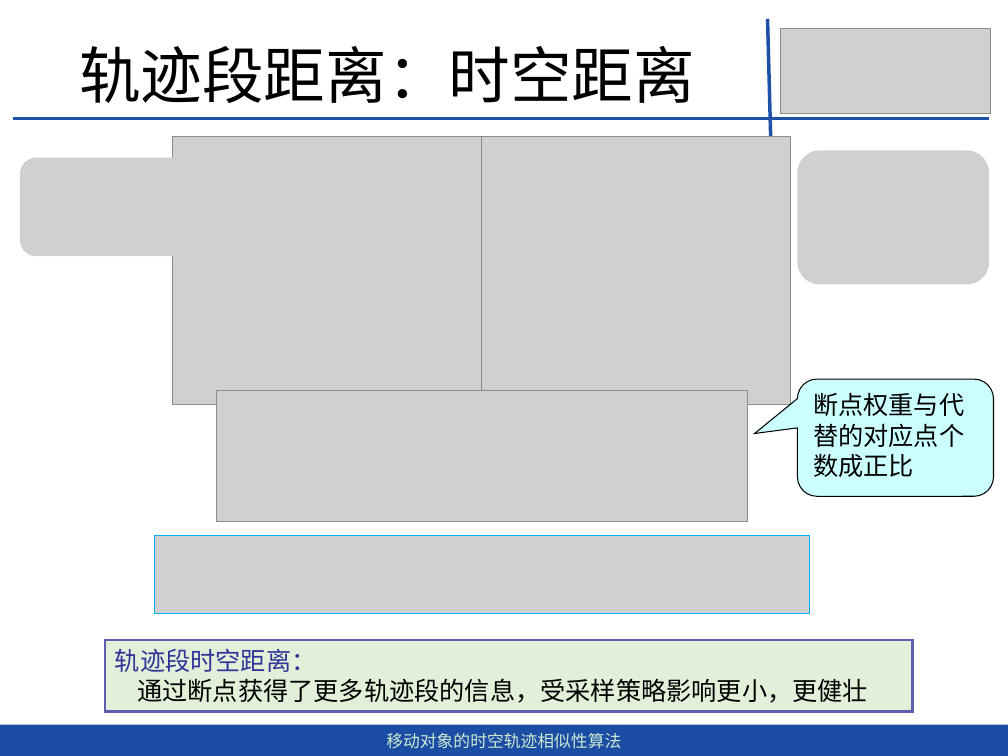
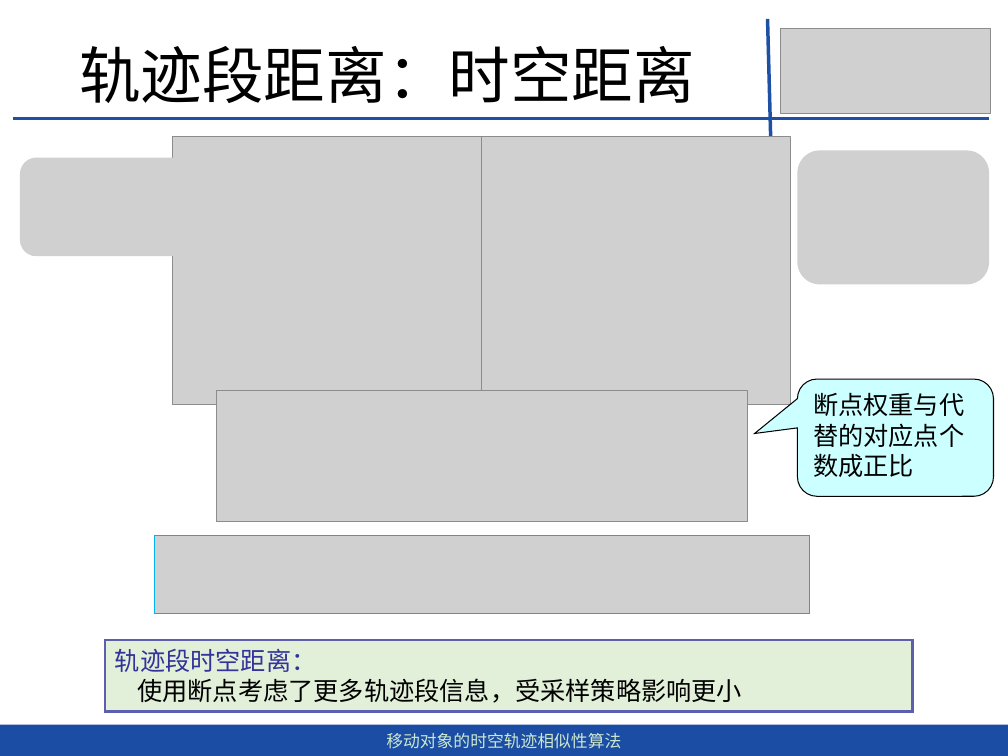
Before and after one commit to dingguangwei/biyelunwen, a slide deck: slide 22 of 移动对象的时空轨迹相似性查询算法-丁光伟-第2版.pptx. Drawn at 1008x756 pixels with LibreOffice and Linux fonts; fonts in the diff are those of the drawing; grey boxes stand for pictures. Boxes give left, top, right and bottom in pixels: in the first picture for what was removed or moved away, otherwise in the second. Text is boxed around its words. In the diff, an @@ line names an element or a change of style, - is before the commit and + after.

```diff
--- a/移动对象的时空轨迹相似性查询算法-丁光伟-第2版.pptx
+++ b/移动对象的时空轨迹相似性查询算法-丁光伟-第2版.pptx
@@ text in rectangle at [137, 678, 742, 703]: text changed @@
-通过断点获得了更多轨迹段的信息，受采样策略影响更小，更健壮
+使用断点考虑了更多轨迹段信息，受采样策略影响更小
```
Also in this commit, not shown: 7 other slides changed, 1 slide added, 3 other files.
